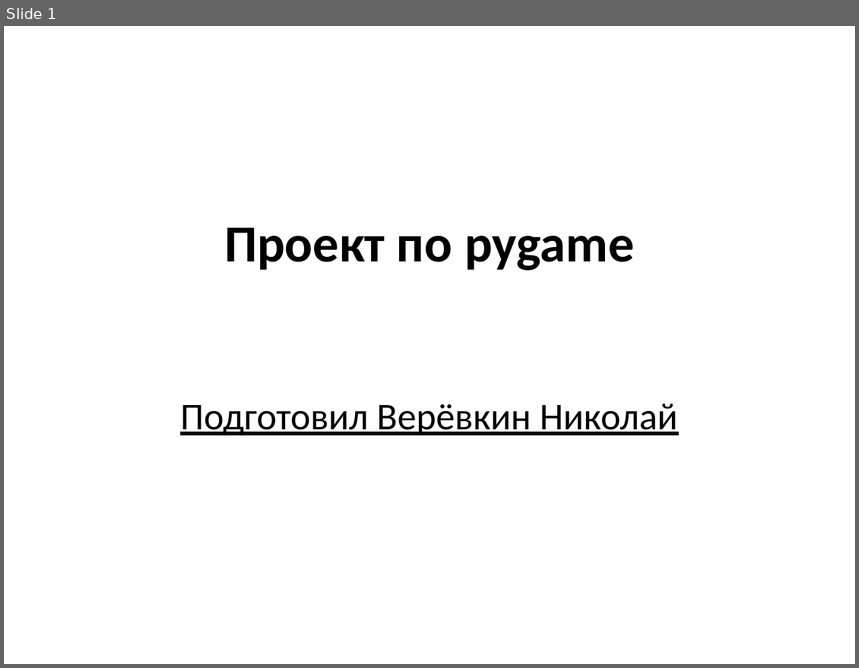
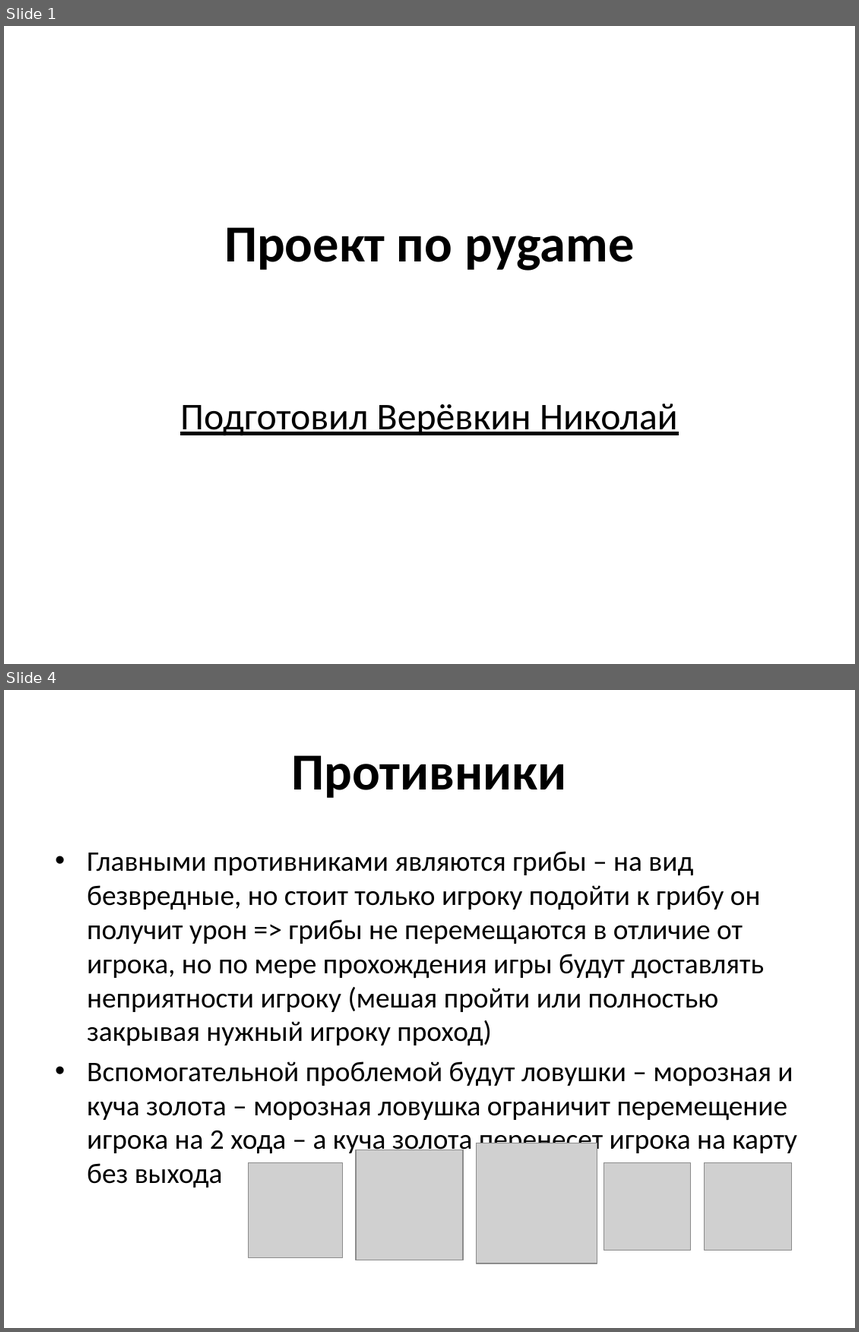
Before and after one commit to Poolwerx/game_pygame_proj, a slide deck: Проект по pygame.pptx. Shown one above the other, each under a label of ours: slide 1 before the commit, slides 1 and 4 after it; the slides between them are not shown. The pictures are 859x668 and 859x1332 pixels, drawn with LibreOffice and Linux fonts; fonts in the diff are those of the drawing; grey boxes stand for pictures; background and template pictures are left out. Boxes give left, top, right and bottom in pixels: in the first picture for what was removed or moved away, otherwise in the second. Text is boxed around its words. In the diff, an @@ line names an element or a change of style, - is before the commit and + after.

```diff
--- a/Проект по pygame.pptx
+++ b/Проект по pygame.pptx
@@ slide 4 added at (x1=4, y1=690, x2=855, y2=1328), background picture (left out) @@
@@ title added at (x1=292, y1=755, x2=567, y2=798), 44 pt, text #000000, bold @@
+Противники
@@ text added at (x1=87, y1=851, x2=797, y2=1188), 24 pt, text #000000 @@
+• Главными противниками являются грибы – на вид безвредные, но стоит только игроку подойти к грибу он получит урон => грибы не перемещаются в отличие от игрока, но по мере прохождения игры будут доставлять неприятности игроку (мешая пройти или полностью закрывая нужный игроку проход)
+• Вспомогательной проблемой будут ловушки – морозная и куча золота – морозная ловушка ограничит перемещение игрока на 2 хода – а куча золота перенесет игрока на карту без выхода
@@ picture added at (x1=477, y1=1143, x2=598, y2=1264) @@
@@ picture added at (x1=248, y1=1163, x2=342, y2=1258) @@
@@ picture added at (x1=356, y1=1151, x2=463, y2=1262) @@
@@ picture added at (x1=604, y1=1163, x2=691, y2=1250) @@
@@ picture added at (x1=705, y1=1163, x2=791, y2=1250) @@
```
Also in this commit, not shown: 1 slide changed, 5 other slides added, 3 slides removed, 28 other files.
